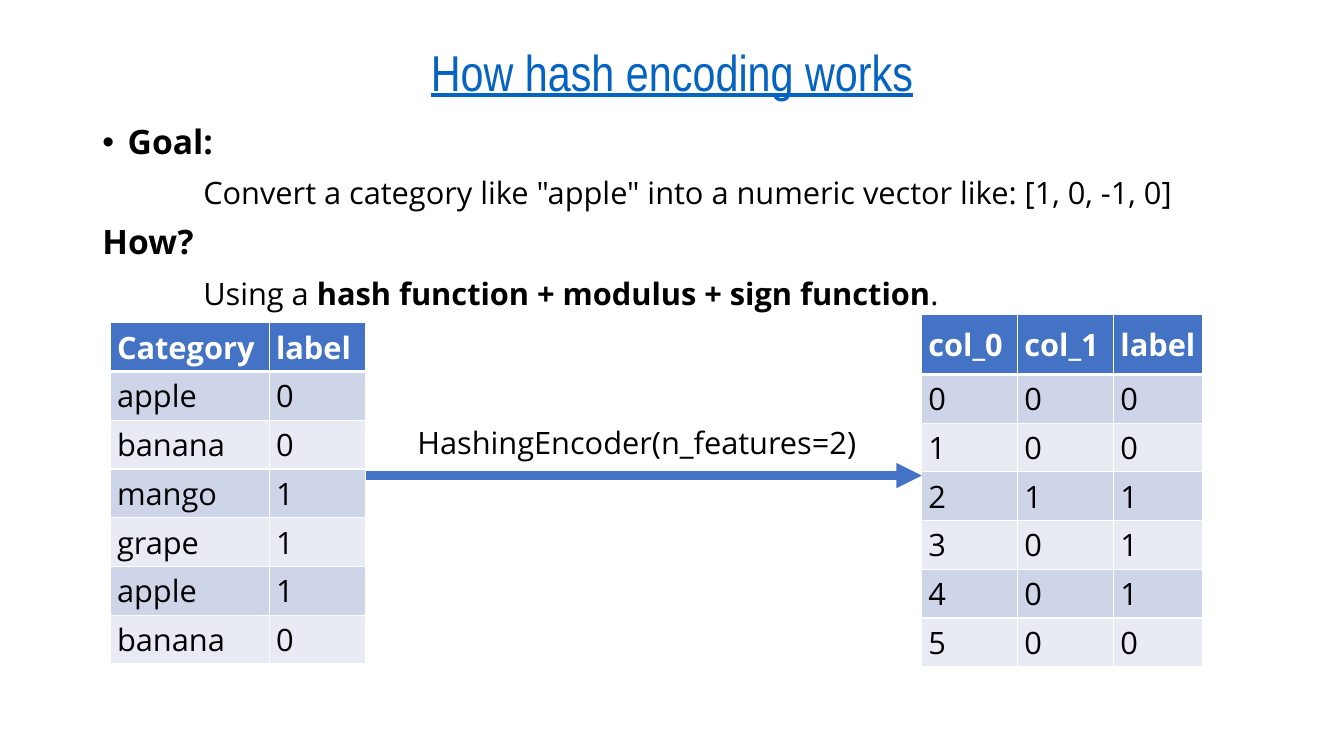
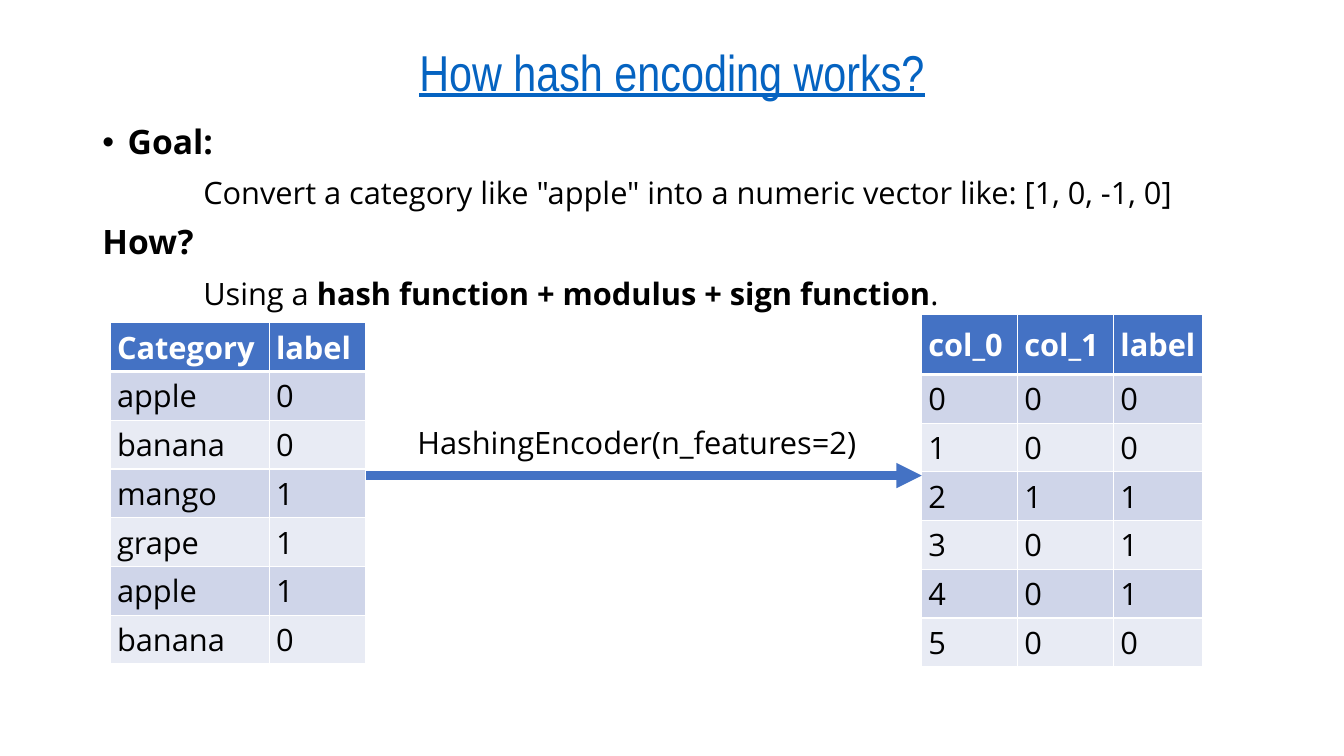
Before and after one commit to gmrr40058/data-science-ml-python-ostad, a slide deck: slide 2 of My Note and Practice/Text to Numerical Data Conversion/Categorical(Text to Numeric) data conversion-CTtN/Nominal Data/CTNtN3. Hash Encoding/Hash Encoding.pptx (slide 6 before the commit). Drawn at 1344x756 pixels with LibreOffice and Linux fonts; fonts in the diff are those of the drawing. Boxes give left, top, right and bottom in pixels: in the first picture for what was removed or moved away, otherwise in the second. Text is boxed around its words. In the diff, an @@ line names an element or a change of style, - is before the commit and + after.

Commit message:
Update Hash Encoding presentation file

```diff
--- a/My Note and Practice/Text to Numerical Data Conversion/Categorical(Text to Numeric) data conversion-CTtN/Nominal Data/CTNtN3. Hash Encoding/Hash Encoding.pptx
+++ b/My Note and Practice/Text to Numerical Data Conversion/Categorical(Text to Numeric) data conversion-CTtN/Nominal Data/CTNtN3. Hash Encoding/Hash Encoding.pptx
@@ title at [419,54,925,101]: text changed @@
-How hash encoding works
+How hash encoding works?
```
Also in this commit, not shown: 2 other slides changed, 1 slide removed.
